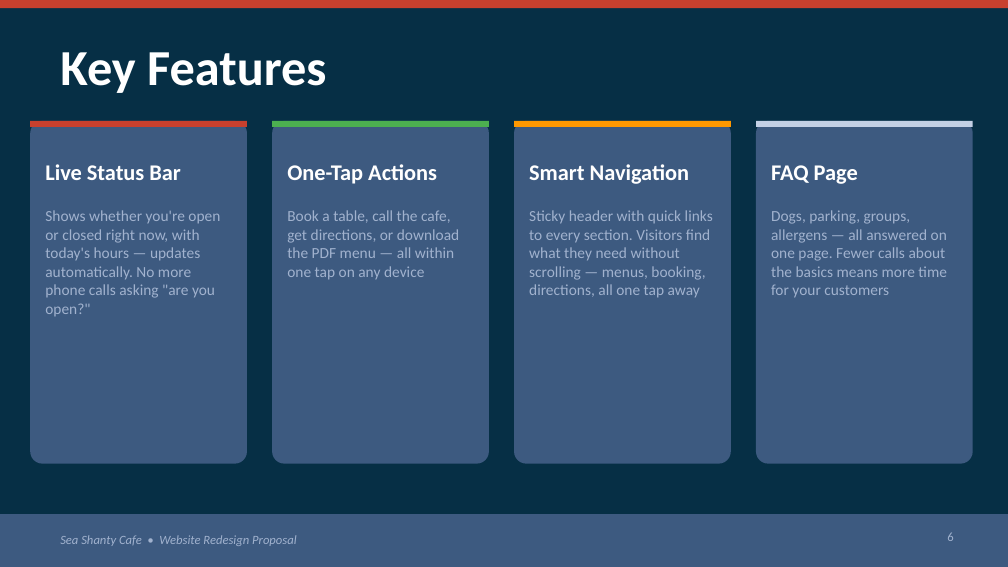
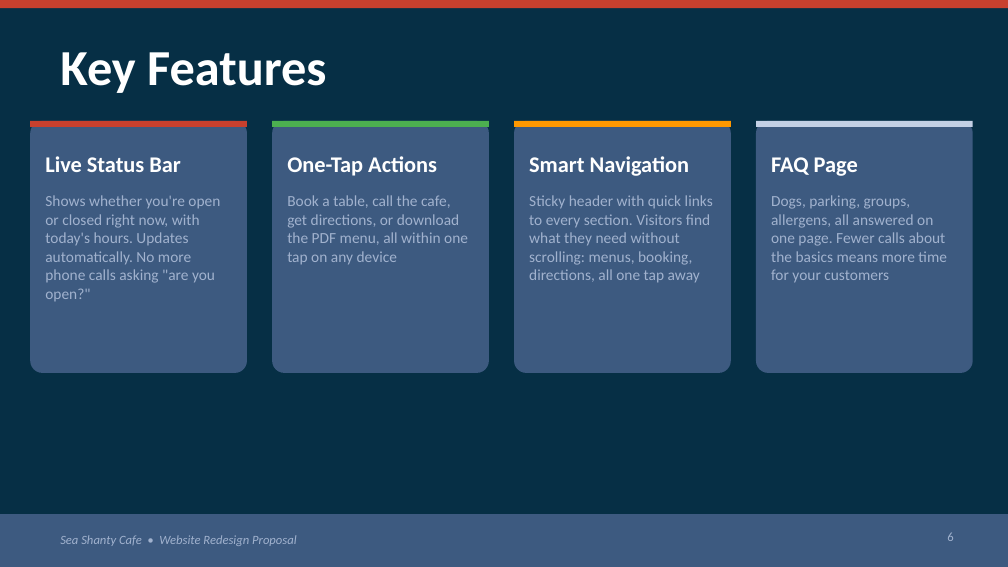
Before and after one commit to maxwalsh0-ctrl/seashantyredesign, a slide deck: slide 6 of SeaShanty_Redesign_Pitch.pptx. Drawn at 1008x567 pixels with LibreOffice and Linux fonts; fonts in the diff are those of the drawing. Boxes give left, top, right and bottom in pixels: in the first picture for what was removed or moved away, otherwise in the second. Text is boxed around its words. In the diff, an @@ line names an element or a change of style, - is before the commit and + after.

```diff
--- a/SeaShanty_Redesign_Pitch.pptx
+++ b/SeaShanty_Redesign_Pitch.pptx
@@ rounded rectangle: place and size @@
-rounded rectangle at [30,121,247,464]
+rounded rectangle at [30,121,247,373]
@@ text "Live Status Bar": place and size @@
-text "Live Status Bar" at [45,164,180,180]
+text "Live Status Bar" at [45,156,180,172]
@@ rounded rectangle: place and size @@
-rounded rectangle at [272,121,489,464]
+rounded rectangle at [272,121,489,373]
@@ text "One-Tap Actions": place and size @@
-text "One-Tap Actions" at [287,164,437,184]
+text "One-Tap Actions" at [287,156,437,176]
@@ rounded rectangle: place and size @@
-rounded rectangle at [514,121,731,464]
+rounded rectangle at [514,121,731,373]
@@ text "Smart Navigation": place and size @@
-text "Smart Navigation" at [529,164,690,184]
+text "Smart Navigation" at [529,156,690,176]
@@ rounded rectangle: place and size @@
-rounded rectangle at [756,121,973,464]
+rounded rectangle at [756,121,973,373]
@@ text "FAQ Page": place and size @@
-text "FAQ Page" at [771,165,858,184]
+text "FAQ Page" at [771,157,858,176]
@@ text at [45,195,220,301]: text changed @@
-Shows whether you're open or closed right now, with today's hours — updates automatically. No more phone calls asking "are you open?"
+Shows whether you're open or closed right now, with today's hours. Updates automatically. No more phone calls asking "are you open?"
@@ text at [287,195,468,265]: text changed @@
-Book a table, call the cafe, get directions, or download the PDF menu — all within one tap on any device
+Book a table, call the cafe, get directions, or download the PDF menu, all within one tap on any device
@@ text at [529,195,713,283]: text changed @@
-Sticky header with quick links to every section. Visitors find what they need without scrolling — menus, booking, directions, all one tap away
+Sticky header with quick links to every section. Visitors find what they need without scrolling: menus, booking, directions, all one tap away
@@ text at [771,195,947,283]: text changed @@
-Dogs, parking, groups, allergens — all answered on one page. Fewer calls about the basics means more time for your customers
+Dogs, parking, groups, allergens, all answered on one page. Fewer calls about the basics means more time for your customers
```
Also in this commit, not shown: 3 other slides changed.
